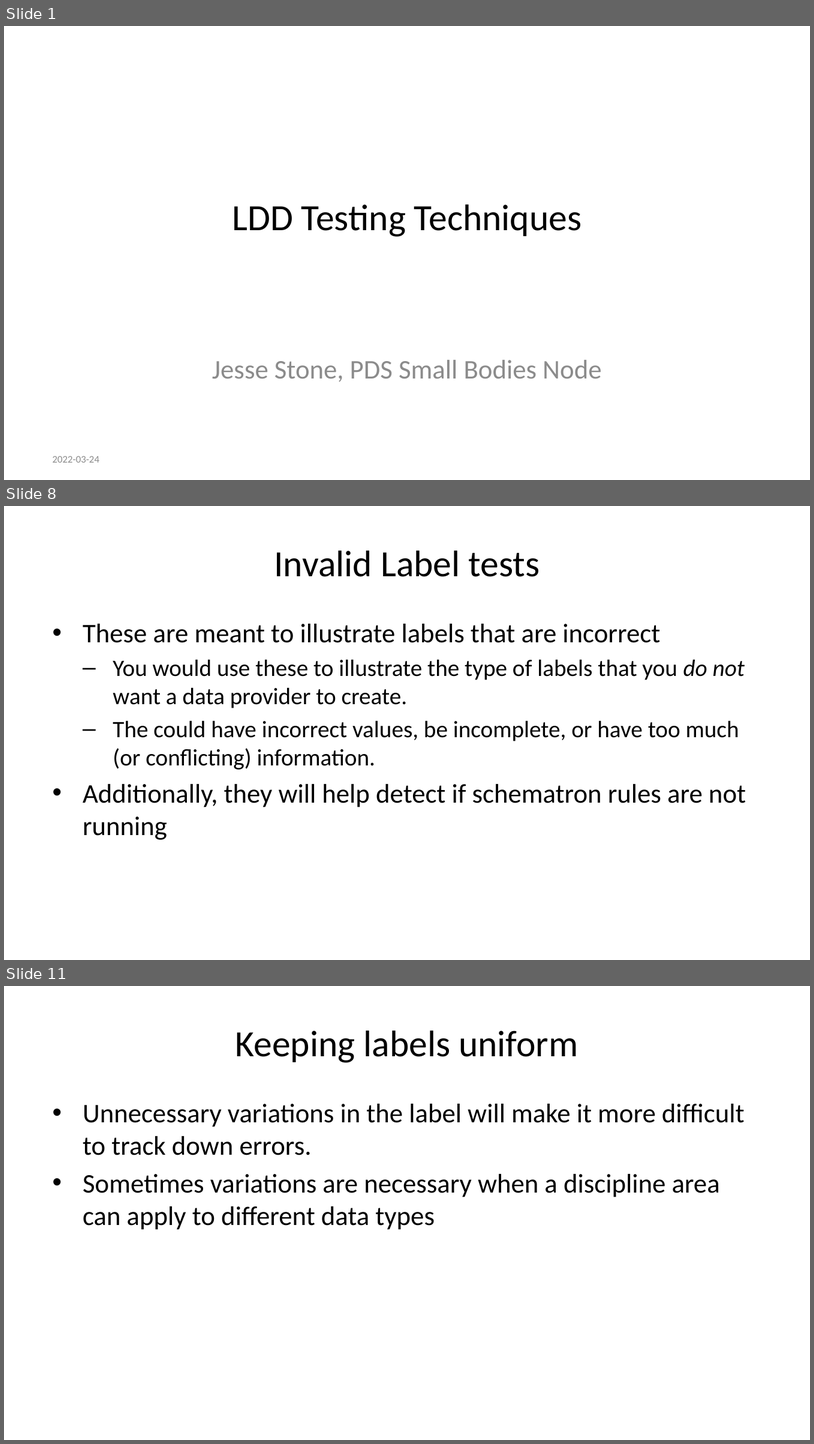
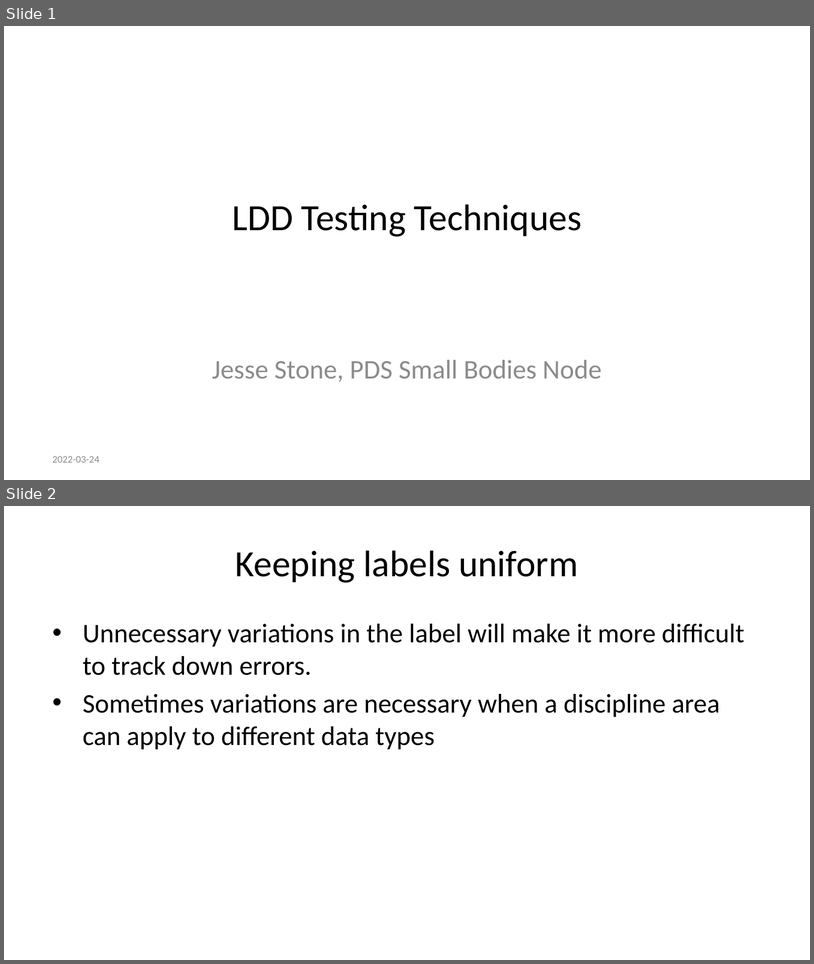
Before and after one commit to sbn-psi/dmsp, a slide deck: LDDTesting/stone-LDDTestingTechniques.pptx. Shown one above the other, each under a label of ours: slides 1, 8 and 11 before the commit, slides 1 and 2 after it; the slides between them are not shown. The pictures are 814x1444 and 814x964 pixels, drawn with LibreOffice and Linux fonts; fonts in the diff are those of the drawing. Boxes give left, top, right and bottom in pixels: in the first picture for what was removed or moved away, otherwise in the second. Text is boxed around its words. In the diff, an @@ line names an element or a change of style, - is before the commit and + after.

```diff
--- a/LDDTesting/stone-LDDTestingTechniques.pptx
+++ b/LDDTesting/stone-LDDTestingTechniques.pptx
@@ slide 8 removed at <box>4,506,810,960</box>, background #FFFFFF @@
@@ title removed at <box>274,550,540,577</box> @@
-Invalid Label tests
@@ text removed at <box>83,624,746,840</box> @@
-• These are meant to illustrate labels that are incorrect
-  – You would use these to illustrate the type of labels that you do not want a data provider to create.
-  – The could have incorrect values, be incomplete, or have too much (or conflicting) information.
-• Additionally, they will help detect if schematron rules are not running
@@ what was slide 11 is now slide 2 @@
```
Also in this commit, not shown: 10 other slides removed, 4 other files.
